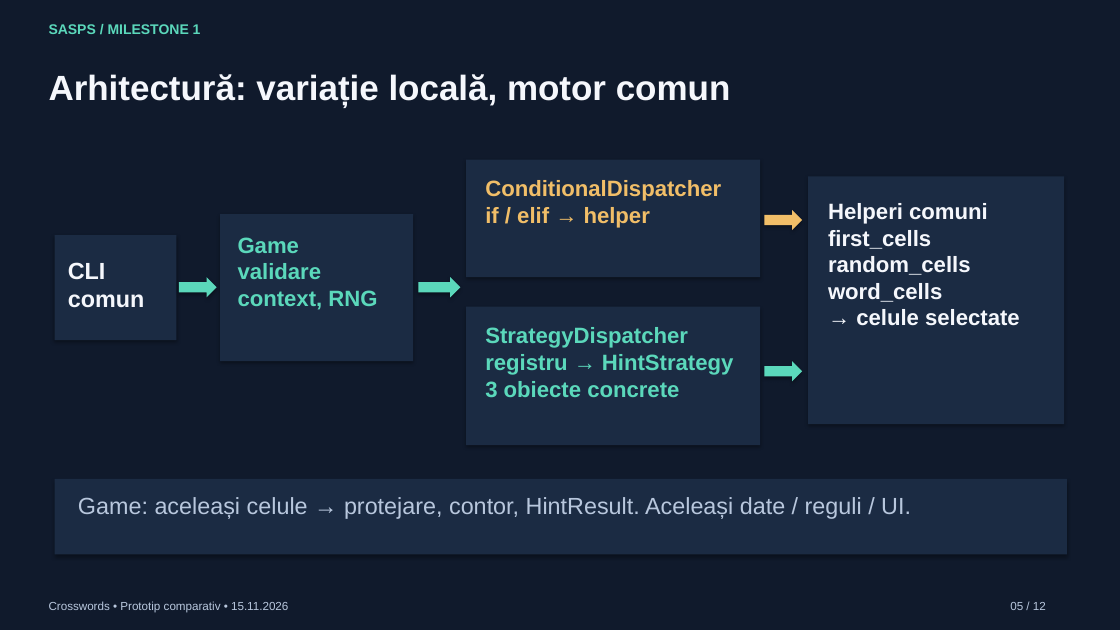
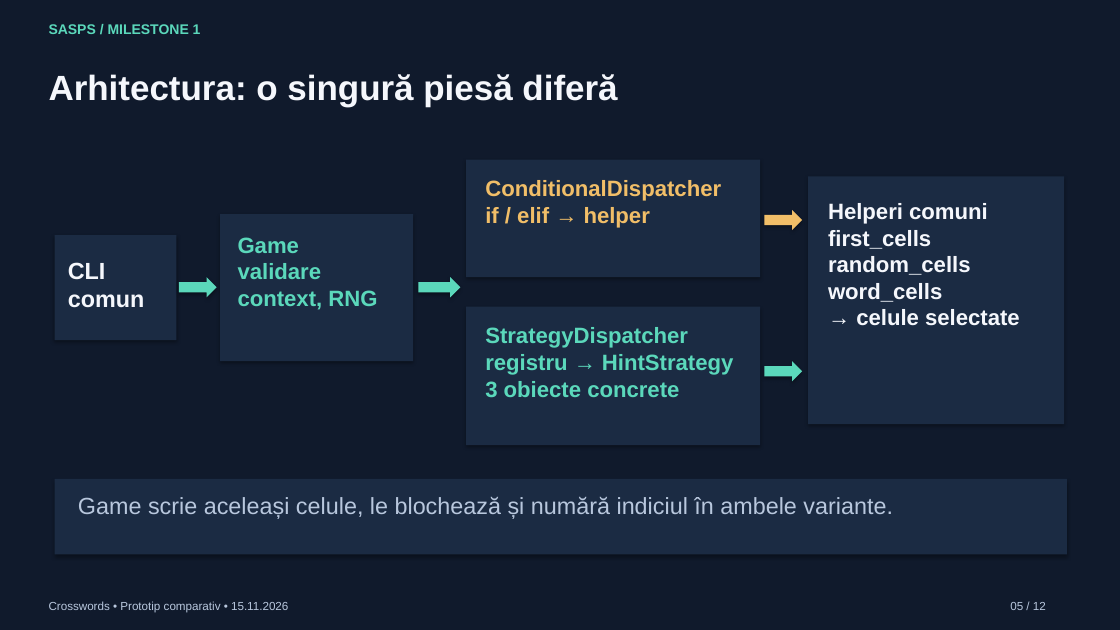
Before and after one commit to nadolualex/sasps-crosswords, a slide deck: slide 5 of presentation/SASPS_M1_Crosswords.pptx. Drawn at 1120x630 pixels with LibreOffice and Linux fonts; fonts in the diff are those of the drawing. Boxes give left, top, right and bottom in pixels: in the first picture for what was removed or moved away, otherwise in the second. Text is boxed around its words. In the diff, an @@ line names an element or a change of style, - is before the commit and + after.

```diff
--- a/presentation/SASPS_M1_Crosswords.pptx
+++ b/presentation/SASPS_M1_Crosswords.pptx
@@ text at (49, 74, 617, 107): text changed @@
-Arhitectură: variație locală, motor comun
+Arhitectura: o singură piesă diferă
@@ text at (78, 497, 893, 519): text changed @@
-Game: aceleași celule → protejare, contor, HintResult. Aceleași date / reguli / UI.
+Game scrie aceleași celule, le blochează și numără indiciul în ambele variante.
```
Also in this commit, not shown: 11 other slides changed, 17 other files.
